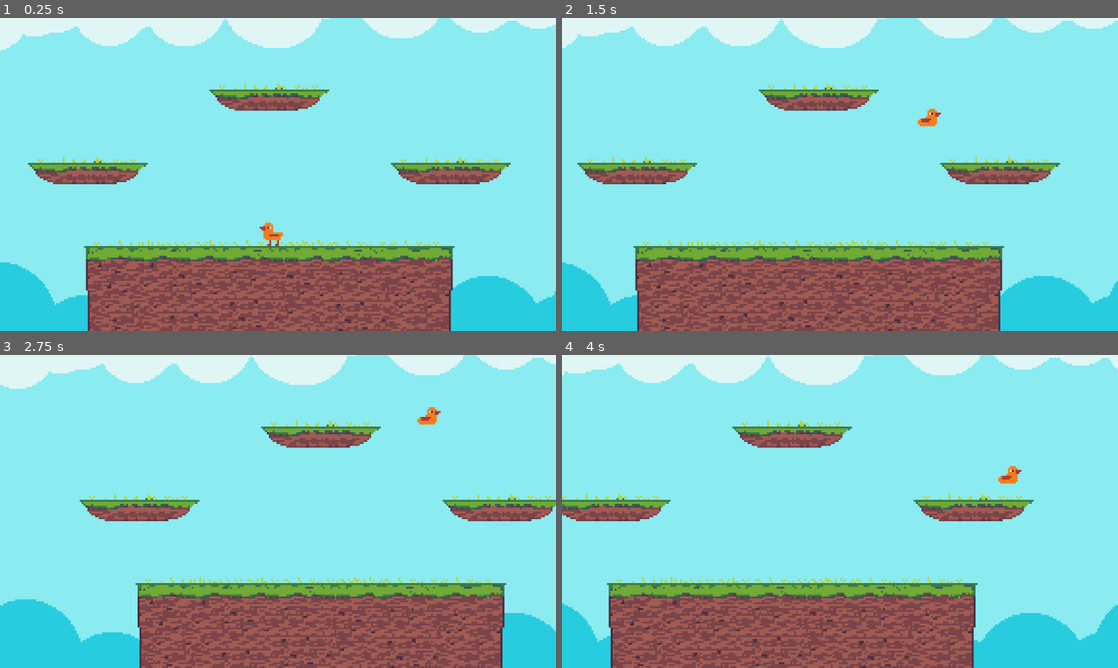
Above: before the commit, frames 1-4 (two rows, left to right).
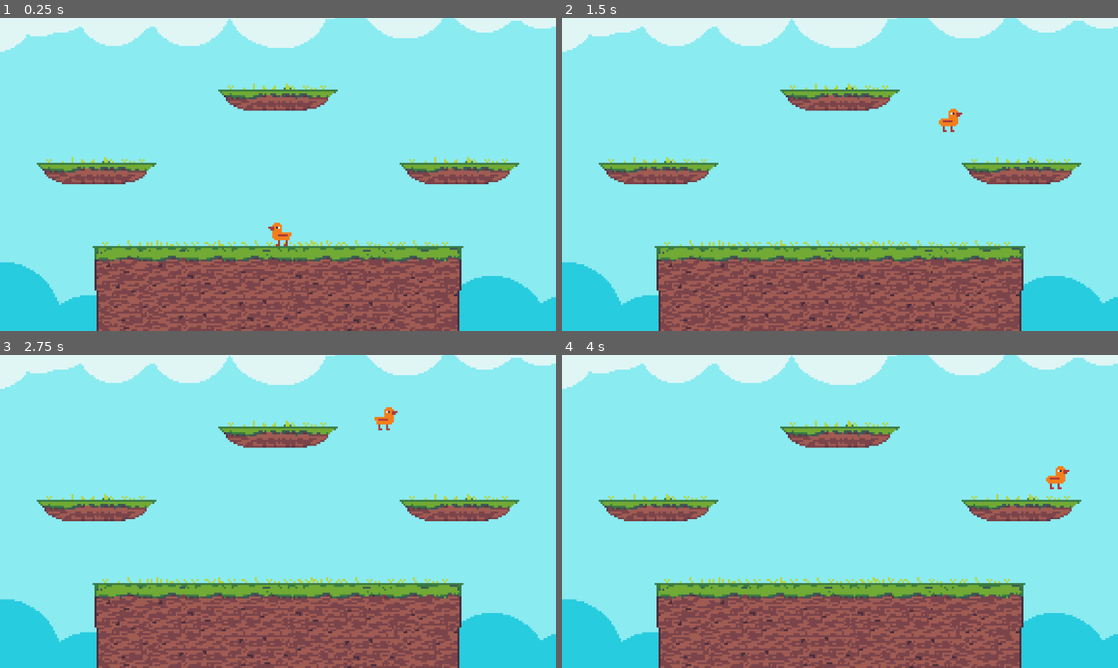
Above: after the commit, the same moments.

Repository: Shuflduf/Goose-Fight-Real
Game: Godot game, scene res://world.tscn
Same seed, same stepped clock (60 frames per second), same inputs: the game is played once before the commit and once after it.
Inputs:
- Up to frame 1 (0.25 s): no input
- Up to frame 2 (1.5 s): hold Right (right) from 0.53 s (still down); tap Z (jump) at 0.6, 0.77, 1.07, 1.35 s
- Up to frame 3 (2.75 s): tap Z (jump) at 1.52, 1.82, 2.1 s; release Right (right) at 2.03 s; hold Left (left) from 2.03 s (still down)
- Up to frame 4 (4 s): release Left (left) at 2.78 s; hold Right (right) from 2.78 s (still down); tap Z (jump) at 2.85, 3.02, 3.32, 3.6, 3.77 s

The runs differ from the first frame. In frame 1, 13% of the frame differs, in the area x 0-100%, y 0-100%; in frame 2, 15%; in frame 3, 20%; in frame 4, 21%.
Error after the commit: Parse Error: Identifier "DebugDraw2D" not declared in the current scope. (res://anim_handler.gd:10)

Commit message:
walk and run anims

Diff:
--- a/anim_handler.gd
+++ b/anim_handler.gd
@@ -5,8 +5,9 @@
 func _physics_process(_delta: float) -> void:
     if sprites.animation == &"air" and p.is_on_floor():
         sprites.play(&"idle")
-    if sprites.animation == &"idle" and not p.is_on_floor():
+    if sprites.animation in [&"idle", &"walk", &"run"] and not p.is_on_floor():
         sprites.play(&"air")
+    DebugDraw2D.set_text("anim", sprites.animation)
 
 func _on_vertical_movement_jumped() -> void:
     sprites.play(&"jump")
@@ -20,3 +21,14 @@
     match sprites.animation:
         &"jump":
             sprites.play(&"air")
+
+
+func _on_horizontal_movement_moved(is_run: bool) -> void:
+    var correct_anim: StringName = &"run" if is_run else &"walk"
+    if not sprites.animation in [&"jump_queue", correct_anim] and p.is_on_floor():
+        sprites.play(correct_anim)
+
+
+func _on_horizontal_movement_didnt_move() -> void:
+    if not sprites.animation in [&"idle", &"jump_queue"] and p.is_on_floor():
+        sprites.play(&"idle")
--- a/horizontal_movement.gd
+++ b/horizontal_movement.gd
@@ -1,5 +1,8 @@
 class_name PHorizMovement
 extends PlayerComponent
+
+signal moved(is_run: bool)
+signal didnt_move
 
 @export var sprites: AnimatedSprite2D
 
@@ -41,6 +44,11 @@
         p.velocity.x = lerp(p.velocity.x, input_dir * WALK_SPEED, delta * accel)
 
     sprite_flipping(current_dir)
+    if p.is_on_floor():
+        if current_dir:
+            moved.emit(running)
+        else:
+            didnt_move.emit()
 
 func sprite_flipping(dir: int) -> void:
     if dir != 0:
--- a/player.tscn
+++ b/player.tscn
@@ -28,6 +28,22 @@
 [sub_resource type="AtlasTexture" id="AtlasTexture_hqtel"]
 atlas = ExtResource("5_sweqy")
 region = Rect2(32, 0, 16, 16)
+
+[sub_resource type="AtlasTexture" id="AtlasTexture_nvl01"]
+atlas = ExtResource("5_sweqy")
+region = Rect2(112, 0, 16, 16)
+
+[sub_resource type="AtlasTexture" id="AtlasTexture_ivps1"]
+atlas = ExtResource("5_sweqy")
+region = Rect2(128, 0, 16, 16)
+
+[sub_resource type="AtlasTexture" id="AtlasTexture_b26j0"]
+atlas = ExtResource("5_sweqy")
+region = Rect2(80, 0, 16, 16)
+
+[sub_resource type="AtlasTexture" id="AtlasTexture_n7ghd"]
+atlas = ExtResource("5_sweqy")
+region = Rect2(96, 0, 16, 16)
 
 [sub_resource type="SpriteFrames" id="SpriteFrames_dw050"]
 animations = [{
@@ -65,6 +81,28 @@
 "loop": false,
 "name": &"jump_queue",
 "speed": 4.0
+}, {
+"frames": [{
+"duration": 1.0,
+"texture": SubResource("AtlasTexture_nvl01")
+}, {
+"duration": 1.0,
+"texture": SubResource("AtlasTexture_ivps1")
+}],
+"loop": true,
+"name": &"run",
+"speed": 4.0
+}, {
+"frames": [{
+"duration": 1.0,
+"texture": SubResource("AtlasTexture_b26j0")
+}, {
+"duration": 1.0,
+"texture": SubResource("AtlasTexture_n7ghd")
+}],
+"loop": true,
+"name": &"walk",
+"speed": 4.0
 }]
 
 [node name="Player" type="CharacterBody2D"]
@@ -89,8 +127,9 @@
 position = Vector2(0, -4)
 scale = Vector2(4, 4)
 sprite_frames = SubResource("SpriteFrames_dw050")
-animation = &"jump_queue"
+animation = &"run"
 autoplay = "idle"
+frame_progress = 0.855005
 
 [node name="AnimHandler" type="Node" parent="." node_paths=PackedStringArray("sprites")]
 script = ExtResource("5_2hs0m")
@@ -99,4 +138,6 @@
 
 [connection signal="jump_queued" from="VerticalMovement" to="AnimHandler" method="_on_vertical_movement_jump_queued"]
 [connection signal="jumped" from="VerticalMovement" to="AnimHandler" method="_on_vertical_movement_jumped"]
+[connection signal="didnt_move" from="HorizontalMovement" to="AnimHandler" method="_on_horizontal_movement_didnt_move"]
+[connection signal="moved" from="HorizontalMovement" to="AnimHandler" method="_on_horizontal_movement_moved"]
 [connection signal="animation_finished" from="Sprites" to="AnimHandler" method="_on_sprites_animation_finished"]
--- a/world.gd
+++ b/world.gd
@@ -1,5 +1,5 @@
 extends Node2D
 
 
-func _physics_process(delta: float) -> void:
-    %Cam.position.x = sin(Time.get_ticks_msec() / 500.0) * 100.0
+#func _physics_process(delta: float) -> void:
+    #%Cam.position.x = sin(Time.get_ticks_msec() / 500.0) * 100.0
Binary file changed: Sprites/goose-Sheet.png
Binary file changed: Sprites/goose.aseprite
Not shown: 1 places in player.tscn that only renumber resources
